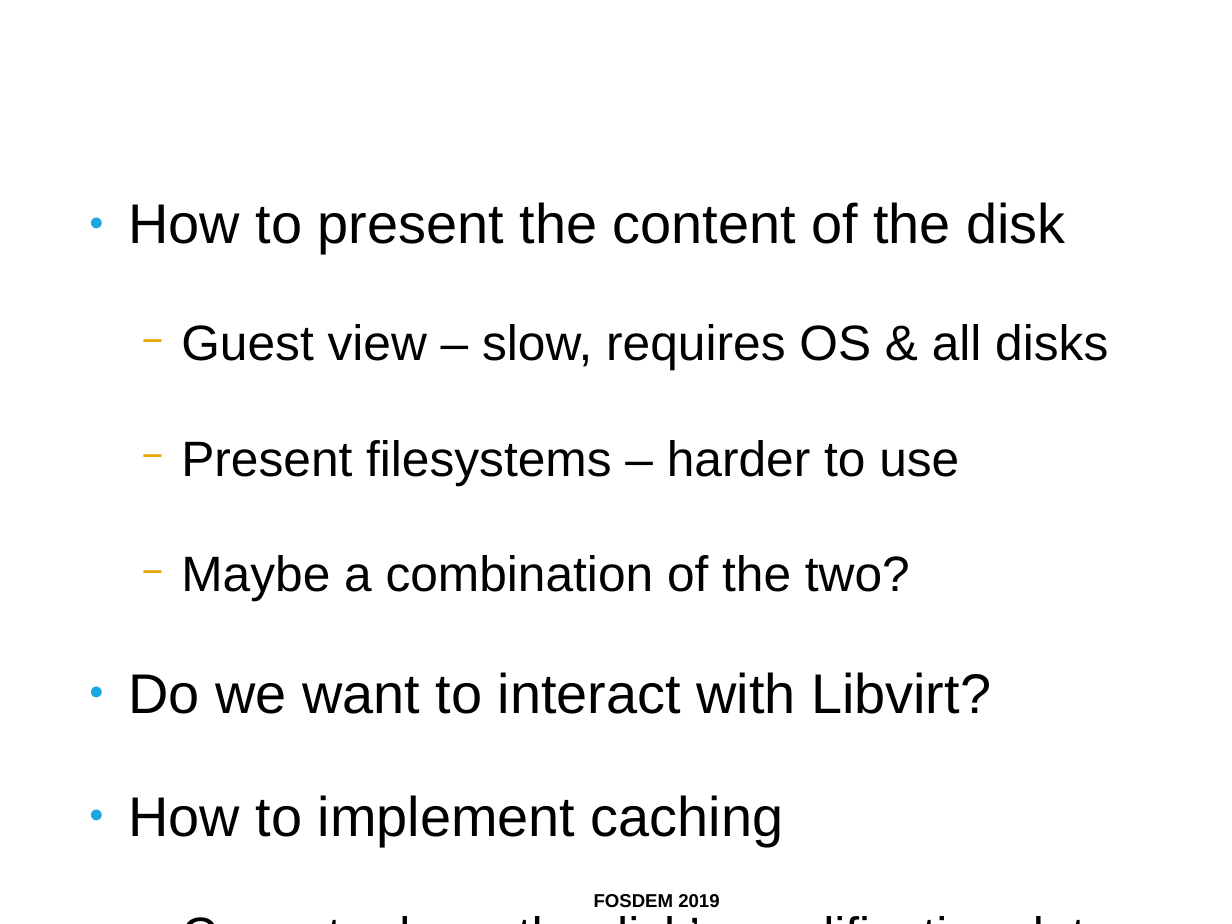
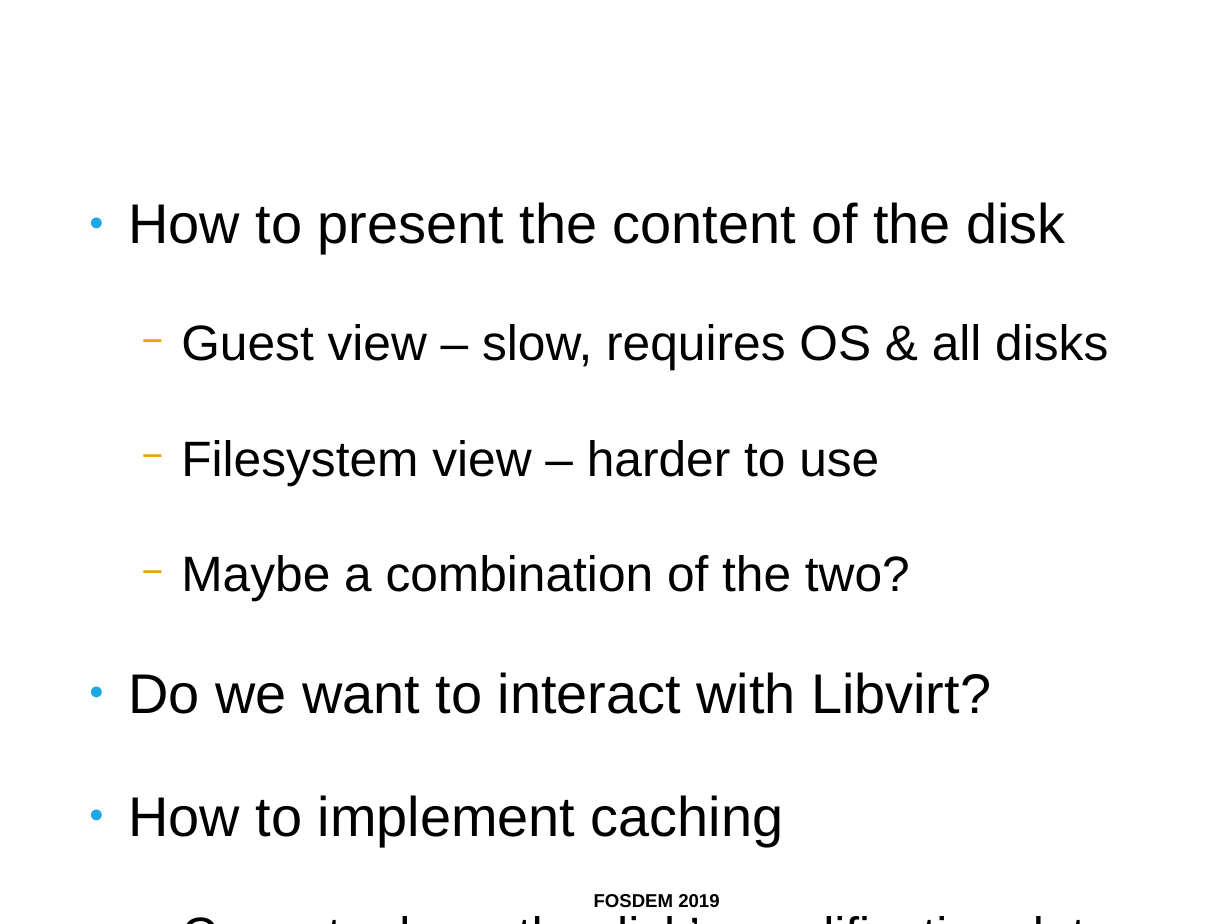
Before and after one commit to ahadas/ahadas.github.io, a slide deck: slide 22 of slides/toward_exploring_virtual_disks_using_a_file_manager.odp. Drawn at 1232x924 pixels with LibreOffice and Linux fonts; fonts in the diff are those of the drawing; background and template pictures are left out. Boxes give left, top, right and bottom in pixels: in the first picture for what was removed or moved away, otherwise in the second. Text is boxed around its words. In the diff, an @@ line names an element or a change of style, - is before the commit and + after.

```diff
--- a/slides/toward_exploring_virtual_disks_using_a_file_manager.odp
+++ b/slides/toward_exploring_virtual_disks_using_a_file_manager.odp
@@ text at (x1=181, y1=440, x2=879, y2=485): text changed @@
-  − Present filesystems – harder to use
+  − Filesystem view – harder to use
```
Also in this commit, not shown: 3 other slides changed.
